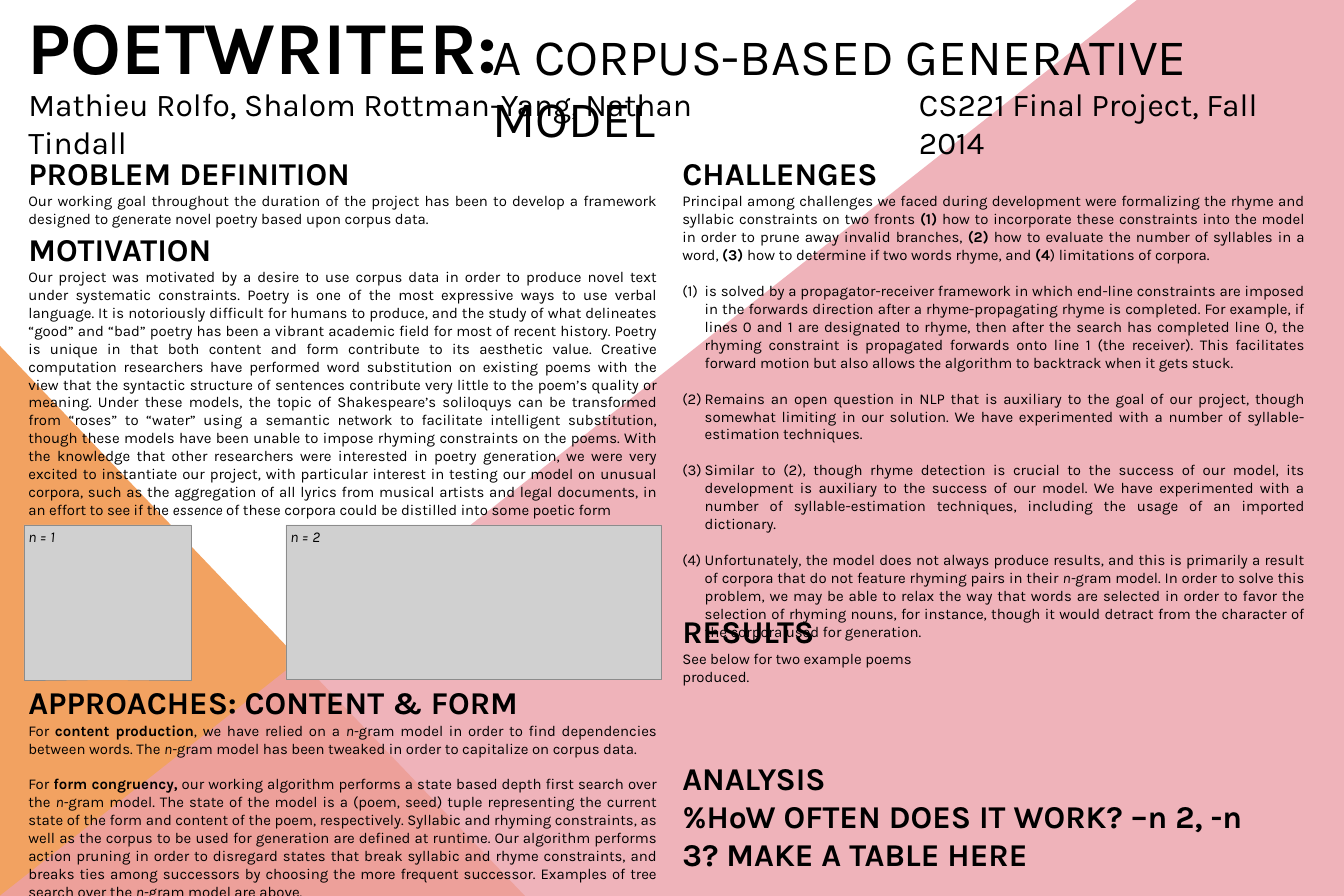
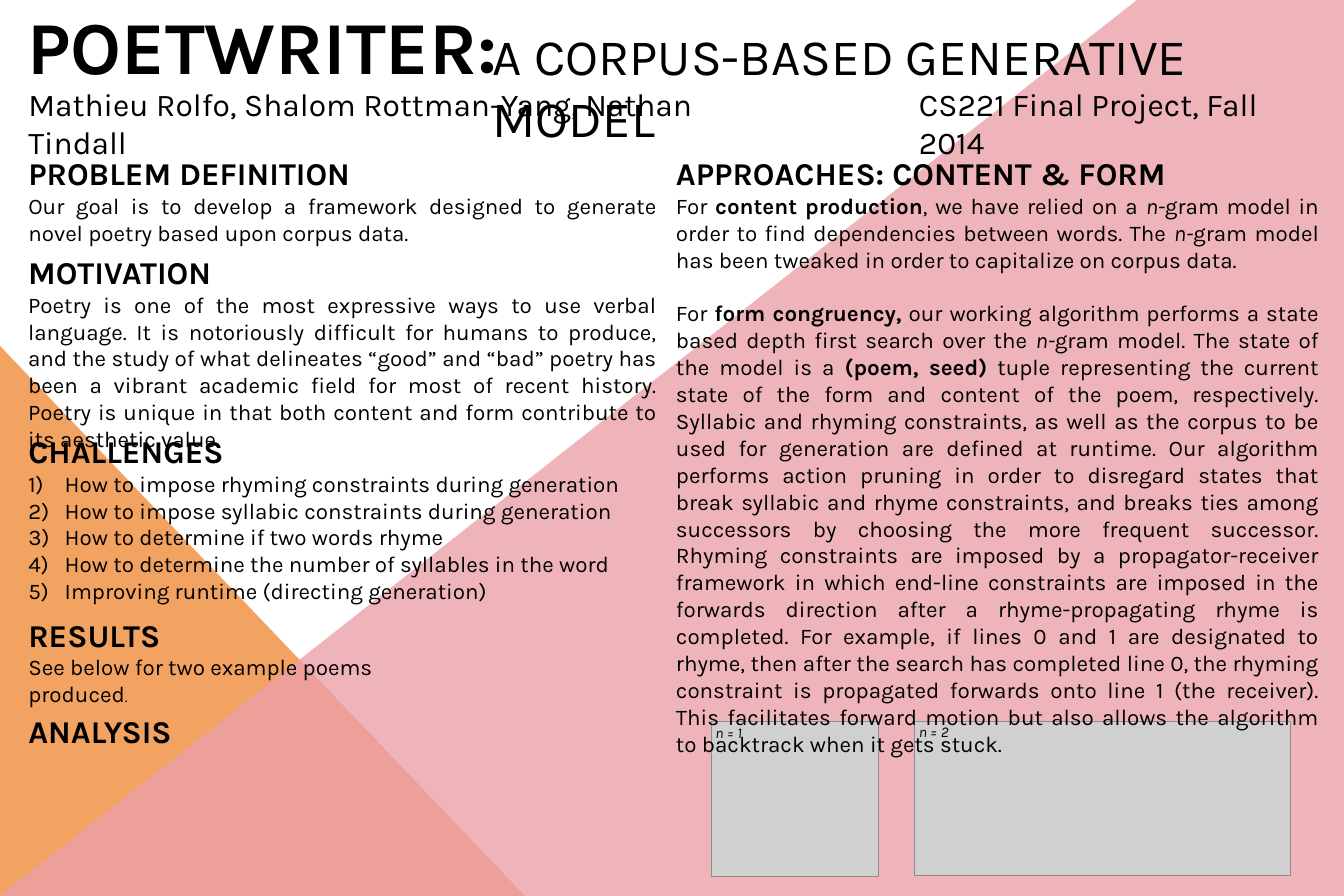
Before and after one commit to ntindall/poetwriter, a slide deck: slide 1 of project_poster.pptx. Drawn at 1344x896 pixels with LibreOffice and Linux fonts; fonts in the diff are those of the drawing; grey boxes stand for pictures. Boxes give left, top, right and bottom in pixels: in the first picture for what was removed or moved away, otherwise in the second. Text is boxed around its words. In the diff, an @@ line names an element or a change of style, - is before the commit and + after.

```diff
--- a/project_poster.pptx
+++ b/project_poster.pptx
@@ text "APPROACHES: CONTENT & FORM": place and size @@
-text "APPROACHES: CONTENT & FORM" at <box>28,686,657,883</box>
+text "APPROACHES: CONTENT & FORM" at <box>676,157,1319,704</box>
@@ text at <box>28,198,656,247</box>: text changed; size 24 to 36 pt @@
-Our working goal throughout the duration of the project has been to develop a framework designed to generate novel poetry based upon corpus data.
+Our goal is to develop a framework designed to generate novel poetry based upon corpus data.
@@ text at <box>676,193,1319,274</box>: size 24 to 36 pt in "For content production, we have relied on ..." @@
@@ text "MOTIVATION": place and size @@
-text "MOTIVATION" at <box>28,240,657,519</box>
+text "MOTIVATION" at <box>28,263,657,427</box>
@@ text at <box>28,297,657,427</box>: text changed; size 24 to 36 pt @@
-Our project was motivated by a desire to use corpus data in order to produce novel text under systematic constraints. Poetry is one of the most expressive ways to use verbal language. It is notoriously difficult for humans to produce, and the study of what delineates “good” and “bad” poetry has been a vibrant academic field for most of recent history. Poetry is unique in that both content and form contribute to its aesthetic value. Creative computation researchers have performed word substitution on existing poems with the view that the syntactic structure of sentences contribute very little to the poem’s quality or meaning. Under these models, the topic of Shakespeare’s soliloquys can be transformed from “roses” to “water” using a semantic network to facilitate intelligent substitution, though these models have been unable to impose rhyming constraints on the poems. With the knowledge that other researchers were interested in poetry generation, we were very excited to instantiate our project, with particular interest in testing our model on unusual corpora, such as the aggregation of all lyrics from musical artists and legal documents, in an effort to see if the essence of these corpora could be distilled into some poetic form
+Poetry is one of the most expressive ways to use verbal language. It is notoriously difficult for humans to produce, and the study of what delineates “good” and “bad” poetry has been a vibrant academic field for most of recent history. Poetry is unique in that both content and form contribute to its aesthetic value.
@@ text at <box>676,301,1319,704</box>: text changed; size 24 to 36 pt @@
-For form congruency, our working algorithm performs a state based depth first search over the n-gram model. The state of the model is a (poem, seed) tuple representing the current state of the form and content of the poem, respectively. Syllabic and rhyming constraints, as well as the corpus to be used for generation are defined at runtime. Our algorithm performs action pruning in order to disregard states that break syllabic and rhyme constraints, and breaks ties among successors by choosing the more frequent successor. Examples of tree search over the n-gram model are above.
+For form congruency, our working algorithm performs a state based depth first search over the n-gram model. The state of the model is a (poem, seed) tuple representing the current state of the form and content of the poem, respectively. Syllabic and rhyming constraints, as well as the corpus to be used for generation are defined at runtime. Our algorithm performs action pruning in order to disregard states that break syllabic and rhyme constraints, and breaks ties among successors by choosing the more frequent successor. Rhyming constraints are imposed by a propagator-receiver framework in which end-line constraints are imposed in the forwards direction after a rhyme-propagating rhyme is completed. For example, if lines 0 and 1 are designated to rhyme, then after the search has completed line 0, the rhyming constraint is propagated forwards onto line 1 (the receiver). This facilitates forward motion but also allows the algorithm to backtrack when it gets stuck.
@@ text "CHALLENGES": place and size @@
-text "CHALLENGES" at <box>682,164,1305,623</box>
+text "CHALLENGES" at <box>28,435,619,606</box>
@@ text at <box>65,471,619,606</box>: text changed; size 24 to 36 pt @@
-Principal among challenges we faced during development were formalizing the rhyme and syllabic constraints on two fronts (1) how to incorporate these constraints into the model in order to prune away invalid branches, (2) how to evaluate the number of syllables in a word, (3) how to determine if two words rhyme, and (4) limitations of corpora.
-(1) is solved by a propagator-receiver framework in which end-line constraints are imposed in the forwards direction after a rhyme-propagating rhyme is completed. For example, if lines 0 and 1 are designated to rhyme, then after the search has completed line 0, the rhyming constraint is propagated forwards onto line 1 (the receiver). This facilitates forward motion but also allows the algorithm to backtrack when it gets stuck.
-(2) Remains an open question in NLP that is auxiliary to the goal of our project, though somewhat limiting in our solution. We have experimented with a number of syllable-estimation techniques.
-(3) Similar to (2), though rhyme detection is crucial to the success of our model, its development is auxiliary to the success of our model. We have experimented with a number of syllable-estimation techniques, including the usage of an imported dictionary.
-(4) Unfortunately, the model does not always produce results, and this is primarily a result of corpora that do not feature rhyming pairs in their n-gram model. In order to solve this problem, we may be able to relax the way that words are selected in order to favor the selection of rhyming nouns, for instance, though it would detract from the character of the corpora used for generation.
+1) How to impose rhyming constraints during generation
+2) How to impose syllabic constraints during generation
+3) How to determine if two words rhyme
+4) How to determine the number of syllables in the word
+5) Improving runtime (directing generation)
@@ text "RESULTS": place and size @@
-text "RESULTS" at <box>682,614,911,686</box>
+text "RESULTS" at <box>28,626,373,708</box>
@@ text at <box>28,655,373,708</box>: size 24 to 36 pt in "See below for two example poems produced." @@
@@ text "ANALYSIS": place and size @@
-text "ANALYSIS" at <box>682,769,1243,867</box>
+text "ANALYSIS" at <box>28,722,171,744</box>
@@ picture: place and size @@
-picture at <box>24,525,191,680</box>
+picture at <box>711,721,878,876</box>
@@ text "n = 1" rewrapped from <box>28,532,54,542</box> to <box>715,724,741,742</box> @@
@@ picture: place and size @@
-picture at <box>286,525,661,680</box>
+picture at <box>914,721,1290,875</box>
@@ text "n = 2" rewrapped from <box>290,532,320,542</box> to <box>919,723,949,737</box> @@
@@ text at <box>682,807,1243,867</box>: paragraph removed @@
-%HoW OFTEN DOES IT WORK? –n 2, -n 3? MAKE A TABLE HERE
```
Also in this commit, not shown: 3 other files.
